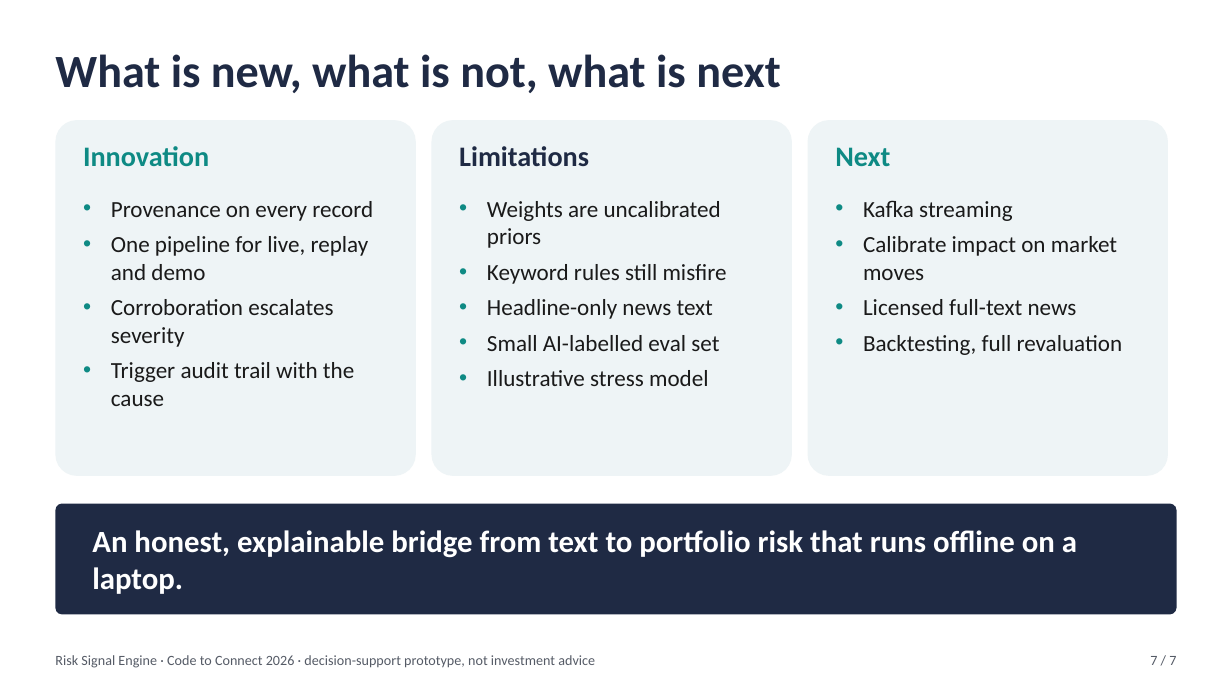
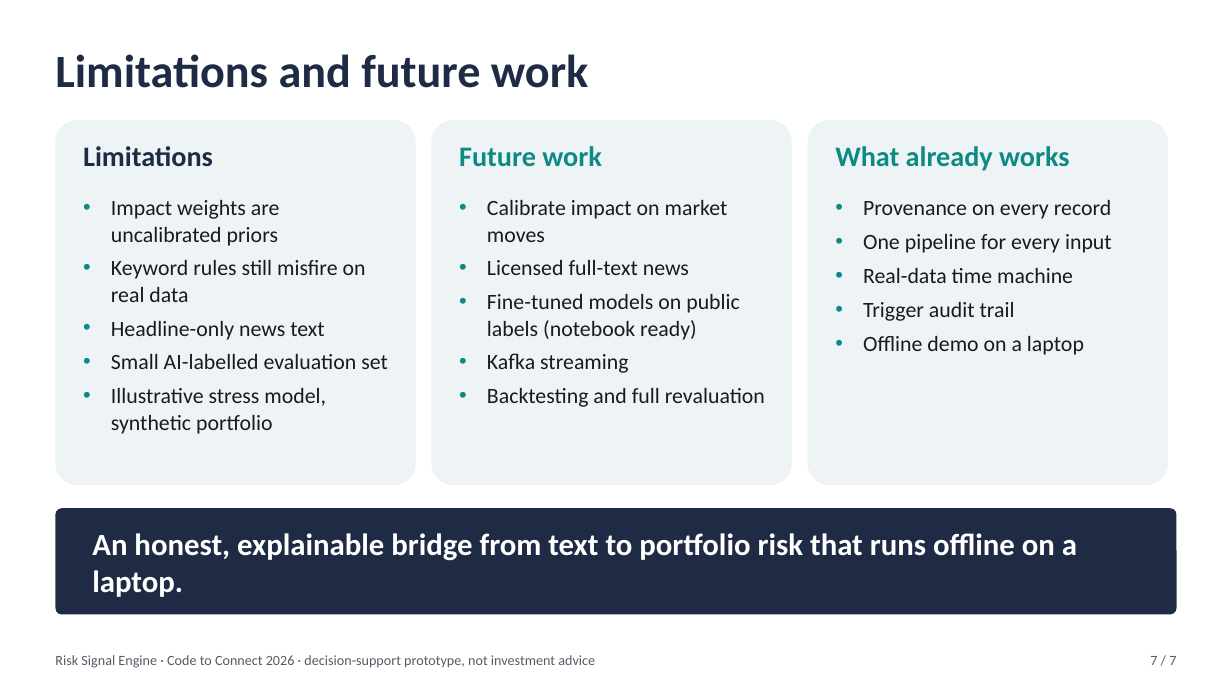
Before and after one commit to console-log-life/ABVIIITM-Gwalior-Apeksha-Jain-hackathon, a slide deck: slide 7 of docs/presentation/Risk_Signal_Engine.pptx. Drawn at 1232x693 pixels with LibreOffice and Linux fonts; fonts in the diff are those of the drawing. Boxes give left, top, right and bottom in pixels: in the first picture for what was removed or moved away, otherwise in the second. Text is boxed around its words. In the diff, an @@ line names an element or a change of style, - is before the commit and + after.

```diff
--- a/docs/presentation/Risk_Signal_Engine.pptx
+++ b/docs/presentation/Risk_Signal_Engine.pptx
@@ text at bbox=[55, 54, 588, 88]: text changed @@
-What is new, what is not, what is next
+Limitations and future work
@@ rounded rectangle: place and size @@
-rounded rectangle at bbox=[55, 120, 416, 476]
+rounded rectangle at bbox=[55, 120, 416, 485]
@@ text at bbox=[83, 146, 213, 166]: text changed; text colour #0E8A84 to #1F2A44 @@
-Innovation
+Limitations
@@ rounded rectangle: place and size @@
-rounded rectangle at bbox=[432, 120, 792, 476]
+rounded rectangle at bbox=[432, 120, 792, 485]
@@ text at bbox=[459, 146, 601, 167]: text changed; text colour #1F2A44 to #0E8A84 @@
-Limitations
+Future work
@@ rounded rectangle: place and size @@
-rounded rectangle at bbox=[808, 120, 1168, 476]
+rounded rectangle at bbox=[808, 120, 1168, 485]
@@ text at bbox=[835, 146, 1069, 171]: text changed @@
-Next
+What already works
@@ text at bbox=[111, 200, 388, 434]: text changed; size 18 to 17 pt @@
-• Provenance on every record
-• One pipeline for live, replay and demo
-• Corroboration escalates severity
-• Trigger audit trail with the cause
+• Impact weights are uncalibrated priors
+• Keyword rules still misfire on real data
+• Headline-only news text
+• Small AI-labelled evaluation set
+• Illustrative stress model, synthetic portfolio
@@ text at bbox=[487, 200, 765, 407]: text changed; size 18 to 17 pt @@
-• Weights are uncalibrated priors
-• Keyword rules still misfire
-• Headline-only news text
-• Small AI-labelled eval set
-• Illustrative stress model
+• Calibrate impact on market moves
+• Licensed full-text news
+• Fine-tuned models on public labels (notebook ready)
+• Kafka streaming
+• Backtesting and full revaluation
@@ text at bbox=[863, 200, 1112, 355]: text changed; size 18 to 17 pt @@
-• Kafka streaming
-• Calibrate impact on market moves
-• Licensed full-text news
-• Backtesting, full revaluation
+• Provenance on every record
+• One pipeline for every input
+• Real-data time machine
+• Trigger audit trail
+• Offline demo on a laptop
@@ rounded rectangle: place and size @@
-rounded rectangle at bbox=[55, 504, 1177, 615]
+rounded rectangle at bbox=[55, 508, 1177, 615]
```
Also in this commit, not shown: 5 other slides changed, 1 slide added, 1 slide removed, 13 other files.
